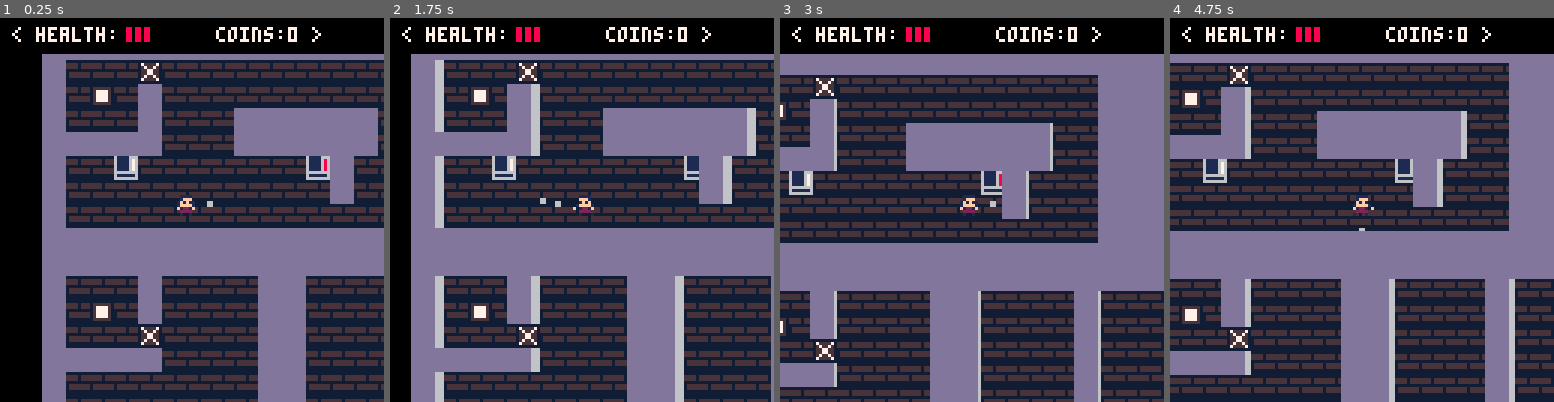
Above: before the commit, frames 1-4 (left to right).
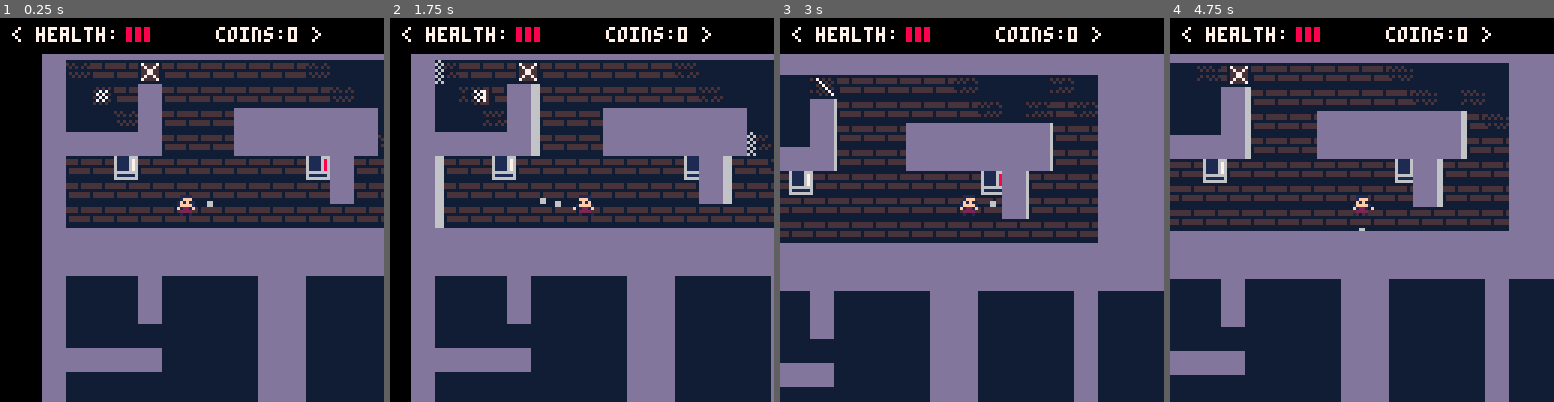
Above: after the commit, the same moments.

Repository: TripleADC/ZombiePico8
Game: PICO-8 cartridge zom8.p8
Same seed, same stepped clock (60 frames per second), same inputs: the game is played once before the commit and once after it.
Inputs:
- Up to frame 1 (0.25 s): no input
- Up to frame 2 (1.75 s): tap X (X key) at 0.33, 1.07 s; tap O (Z key) at 0.7, 1.7 s; hold Right from 1.6 s (still down)
- Up to frame 3 (3 s): tap X (X key) at 1.85, 2.97 s; release Right at 2.1 s; tap O (Z key) at 2.1, 2.5, 2.9 s; hold Up 2.15-2.42 s; hold Right from 2.47 s (still down)
- Up to frame 4 (4.75 s): release Right at 3.03 s; hold Left 3.08-3.58 s; tap O (Z key) every 0.4 s from 3.3 to 4.5 s; hold Down 3.63-3.97 s; hold Right 4.02-4.68 s; tap X (X key) at 4.08 s; hold Up from 4.73 s (still down)

The runs differ from the first frame. In frame 1, 11% of the frame differs, in the area x 17-100%, y 11-100%; in frame 2, 13%; in frame 3, 12%; in frame 4, 13%, in the area x 0-100%, y 12-100%.

Commit message:
Implemented "ambience"
A dynamic shadow surrounding the player and hides enemies and the map

Diff:
--- a/zom8.p8
+++ b/zom8.p8
@@ -18,6 +18,9 @@
 coinmsg=false
 
 function _init()
+    pal(10, 1+128, 1)
+    pal(12, 5+128, 1)
+
     --player init
 	p=make_player(6,7)
     crs=make_cursor()
@@ -50,9 +53,6 @@
 
     cls()
 
-    pal(10, 1+128, 1)
-    pal(12, 5+128, 1)
-
 	map(0,0)
 
 	--player
@@ -62,20 +62,21 @@
     --map
     -- print_map(m)
     cam:draw()
-    print_3D_map(m)
-
-    crs:draw_box_barrier(barriers, p)
-    crs:draw_box_wall(walls, p)
-    crs:draw_box_vending(vending, p)
-
-    if(text_frames > 0)then
-        draw_ui_prompt(msg.text, p.x*8 + msg.dx, p.y*8 + 58)
-    end
 
     --zombie
 	for zombie in all(zombies) do
 		zombie:draw()
 	end
+
+    print_3D_map(m, p)
+
+    crs:draw_box_barrier(barriers, p)
+    crs:draw_box_wall(walls, p)
+    crs:draw_box_vending(vending, p)
+
+    if(text_frames > 0)then
+        draw_ui_prompt(msg.text, p.x*8 + msg.dx, p.y*8 + 58)
+    end
 
     -- projectile
     for projectile in all(proj) do
@@ -803,15 +804,38 @@
     end
 end
 
-function print_3D_map(m)
+function print_3D_map(m, p)
     for j=0, map_height do
         -- adding new row
         for i=0, map_width do
-            if solid(i, j) and not fget(mget(i, j),1) then
-                spr(3,i*8,j*8)
-            end
-        end
-    end
+            if(p.x - 9 <= i and i <= p.x + 9) and (p.y - 9 <= j and j <= p.y + 9) then
+                if ((m[j][i] == 0 or m[j][i] > 10) and not (j == flr(p.y) and i == flr(p.x))) and not surround_light(i, j, m) then
+                    spr(11, i*8, j*8)
+                end
+                if m[j][i] == 11 then
+                    spr(10, i*8, j*8)
+                end
+                if solid(i, j) and not fget(mget(i, j),1) then
+                    spr(3,i*8,j*8)
+                end
+            end
+        end
+    end
+end
+
+function surround_light(x, y, m)
+    if(x == 0 or y == 0 or x == map_width or y == map_height) then
+        return false
+    end
+    for i = 0, 3 do
+        -- check adjacent tiles in the cardinal directions
+        local tileval = m[y + key_direction[i].y][x + key_direction[i].x]
+
+        if(tileval > 0 and tileval <= 10) then
+            return true
+        end
+    end
+    return false
 end
 
 function pathfind(t)
@@ -989,14 +1013,14 @@
 end
 
 __gfx__
-000000008888888866666666ddddddddbbbbbbbbaaaaaaaaaaaaaaaaaaaaaaaa66666666aaaaaaaa101010101111111100000000000000000000000000000000
-000000008888888866666666ddddddddbbbbbbbbccccacccaccccccaa7cccc7a66666666acc77cca010101011111111100000000000000000000000000000000
-007007008888888866666666ddddddddbbbbbbbbccccacccac7777caac7cc7ca66666666acc77cca101010101111111100000000000000000000000000000000
-000770008888888866666666ddddddddbbbbbbbbaaaaaaaaac7777caacc77cca66666666a777777a010101011111111100000000000000000000000000000000
-000770008888888866666666ddddddddbbbbbbbbacccccccac7777caacc77cca66666666a777777a101010101111111100000000000000000000000000000000
-007007008888888866666666ddddddddbbbbbbbbacccccccac7777caac7cc7ca6666d666acc77cca010101011111111100000000000000000000000000000000
-000000008888888866666666ddddddddbbbbbbbbaaaaaaaaaccccccaa7cccc7a66666666acc77cca101010101111111100000000000000000000000000000000
-000000008888888866666666ddddddddbbbbbbbbaaaaaaaaaaaaaaaaaaaaaaaa66666666aaaaaaaa010101011111111100000000000000000000000000000000
+000000008888888866666666ddddddddbbbbbbbbaaaaaaaaaaaaaaaaaaaaaaaa66666666aaaaaaaaa0a0a0a0aaaaaaaaadadadad000000000000000000000000
+000000008888888866666666ddddddddbbbbbbbbccccacccaccccccaa7cccc7a66666666acc77cca0a0a0a0aaaaaaaaadadadada000000000000000000000000
+007007008888888866666666ddddddddbbbbbbbbccccacccac7777caac7cc7ca66666666acc77ccaa0a0a0a0aaaaaaaaadadadad000000000000000000000000
+000770008888888866666666ddddddddbbbbbbbbaaaaaaaaac7777caacc77cca66666666a777777a0a0a0a0aaaaaaaaadadadada000000000000000000000000
+000770008888888866666666ddddddddbbbbbbbbacccccccac7777caacc77cca66666666a777777aa0a0a0a0aaaaaaaaadadadad000000000000000000000000
+007007008888888866666666ddddddddbbbbbbbbacccccccac7777caac7cc7ca6666d666acc77cca0a0a0a0aaaaaaaaadadadada000000000000000000000000
+000000008888888866666666ddddddddbbbbbbbbaaaaaaaaaccccccaa7cccc7a66666666acc77ccaa0a0a0a0aaaaaaaaadadadad000000000000000000000000
+000000008888888866666666ddddddddbbbbbbbbaaaaaaaaaaaaaaaaaaaaaaaa66666666aaaaaaaa0a0a0a0aaaaaaaaadadadada000000000000000000000000
 00000000000000000011110000111100000000000000000000111100001111000000000000000000000000000000000000000000000000000000000000000000
 0000000000111100001fff00001fff00001111000011110000111f00001111000011110000888800000000000000000000000000000000000000000000000000
 00000000001fff0000f1f10000f1f100001fff0000111f0000111f0000111f0000111f0000888800000000000000000000000000000000000000000000000000
